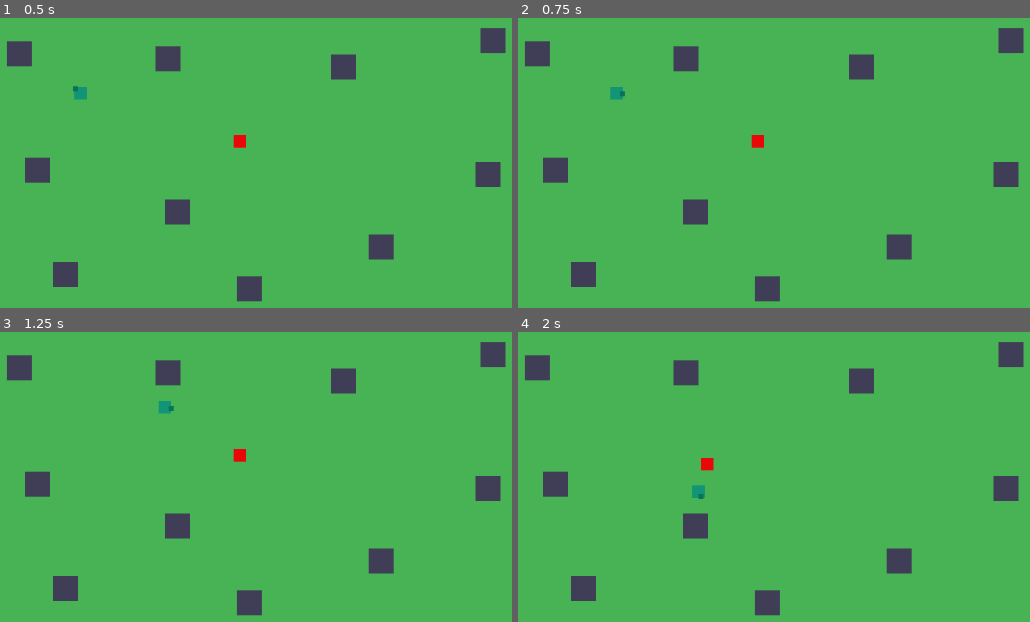
Above: before the commit, frames 1-4 (two rows, left to right).
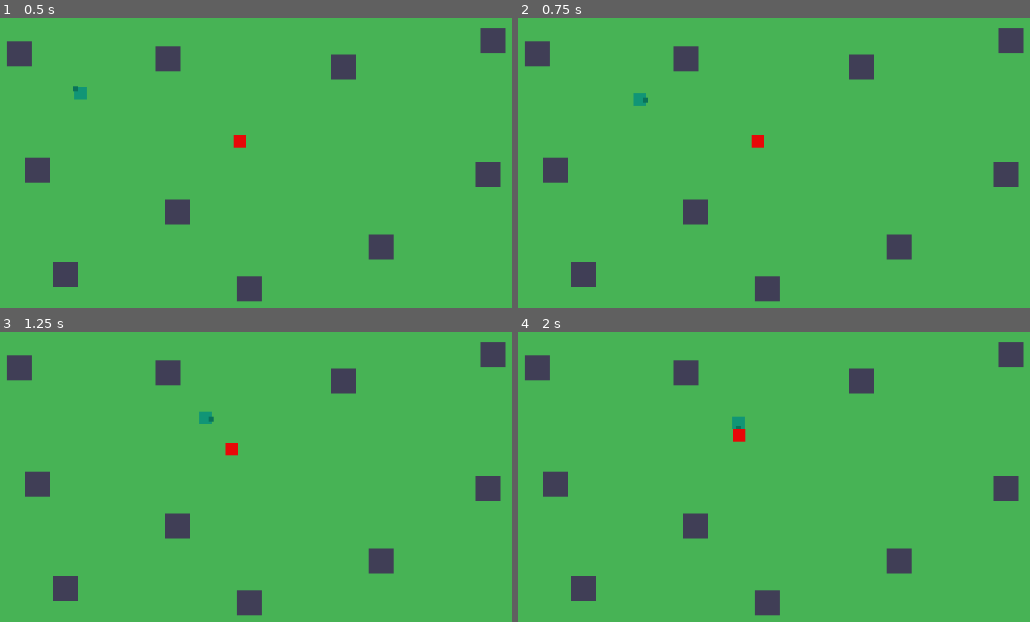
Above: after the commit, the same moments.

Repository: arget4me/TryingToStop
Game: Godot game, scene res://Scenes/SampleScene.tscn
The game is run twice, just before and just after one commit, with the same random seed, the same clock (stepped at 60 frames per second) and the same inputs.
Inputs (mouse positions are in pixels of both pictures, inside the frame that each line leads up to):
- Up to frame 1 (0.5 s): no input
- Up to frame 2 (0.75 s): tap Enter at 0.5 s; move the mouse to (outside the picture) at 0.52 s; hold Right (ui_right) from 0.53 s (still down); click (outside the picture) at 0.67 s
- Up to frame 3 (1.25 s): keep holding Right (ui_right)
- Up to frame 4 (2 s): move the mouse to (738, 572) at 1.27 s; release Right (ui_right) at 1.28 s; hold Down (ui_down) from 1.28 s (still down); click (738, 572) at 1.42 s

Frame 1 is identical in both runs. In frame 2, 0.2% of the frame differs, in the area x 17-26%, y 23-31%; in frame 3, 0.4%; in frame 4, 0.5%, in the area x 33-45%, y 29-58%.

Commit message:
Dash with mouse

Diff:
--- a/GrandTale/Scenes/Enemy.gd
+++ b/GrandTale/Scenes/Enemy.gd
@@ -16,6 +16,7 @@
 func _on_Area2D_body_exited(body):
 	if body.name == "Player":
 		Player = null
+		PlayerDir = Vector2.ZERO
 
 func _process(delta):
 	if Player != null:
--- a/GrandTale/Scripts/Player.gd
+++ b/GrandTale/Scripts/Player.gd
@@ -4,6 +4,9 @@
 export(float) var WalkSpeed = 320.0
 export(float) var WalkAcc = 10.0
 export(float) var WalkFriction = 0.1
+export(float) var DashAmout = 1200
+export(float) var DashCooldown = 1.2
+var DashTimer = 0
 
 var Velocity = Vector2.ZERO
 var WantedVelocity = Vector2.ZERO
@@ -38,7 +41,17 @@
 	if Input.is_action_pressed("ui_right"):
 		WantedVelocity += Vector2.RIGHT
 	WantedVelocity = WantedVelocity.normalized() * WalkSpeed
+
+	if DashTimer <= 0:
+		if Input.is_mouse_button_pressed(1):
+			Velocity += dir * DashAmout
+			DashTimer = DashCooldown
+	else:
+		DashTimer -= delta
+
 	Velocity = lerp(Velocity, WantedVelocity, WalkAcc * delta)
+
+
 
 func _physics_process(_delta):
 	Velocity = move_and_slide(Velocity)
